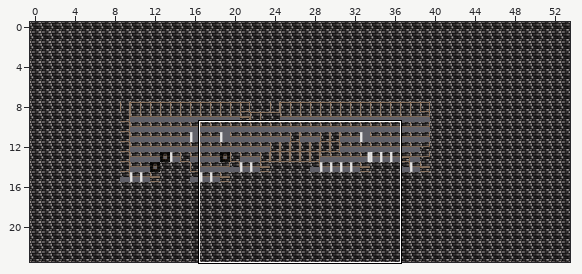
Level history. Tiled map: naomi/assets/data/test_map3.tmx. Above: a wide view before the commit, with the close-up outlined.
Close-up. Old version:
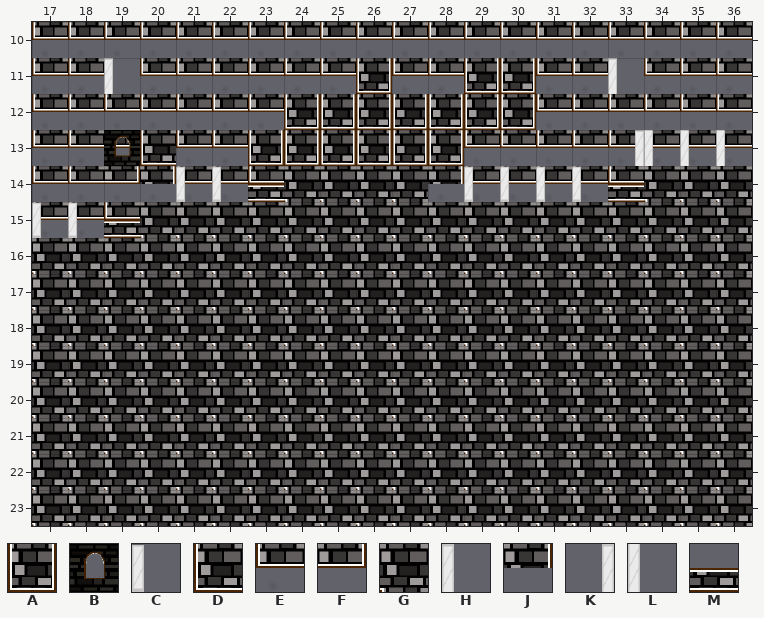
Cells are 64x64 px. Shown: x 17..36, y 10..23. The commit also changed other parts of the map, which this record leaves out.
Key: from "brick_tiles": A 5, B 7, C 8, D 9, E 11, F 13, G 14, H 17, J 24, K 25, L 26, M 28.
_ is an empty cell, # one hidden under a higher layer.
Layer "fundo" before, first column x 17:
10 EEEEEEEEEEEEEEEEEEEE
11 EEHEEEEEE#EE##EEHEEE
12 EEEEEEE#######EEEEEE
13 EEE#EE######EEEEEEEE
14 EEEEEEE####EEEEEE###
15 EEE#################
16 ####################
17 ####################
18 ####################
19 ####################
20 ####################
21 ####################
22 ####################
23 ####################
Layer "fundoFundo" before, first column x 17:
10 ____________________
11 ____________________
12 ____________________
13 ____________________
14 ____________________
15 ____________________
16 GGGGGGGGGGGGGGGGGGGG
17 GGGGGGGGGGGGGGGGGGGG
18 GGGGGGGGGGGGGGGGGGGG
19 GGGGGGGGGGGGGGGGGGGG
20 GGGGGGGGGGGGGGGGGGGG
21 GGGGGGGGGGGGGGGGGGGG
22 GGGGGGGGGGGGGGGGGGGG
23 GGGGGGGGGGGGGGGGGGGG
Layer "Camada de Tiles 1" before, first column x 17:
10 ____________________
11 _________A__AA______
12 _______AAAAAAA______
13 __BD__AAAAAA________
14 __FJCCMGGGGJCCCCMGGG
15 CCMGGGGGGGGGGGGGGGGG
16 ____________________
17 ____________________
18 ____________________
19 ____________________
20 ____________________
21 ____________________
22 ____________________
23 ____________________
The same view after the edit:
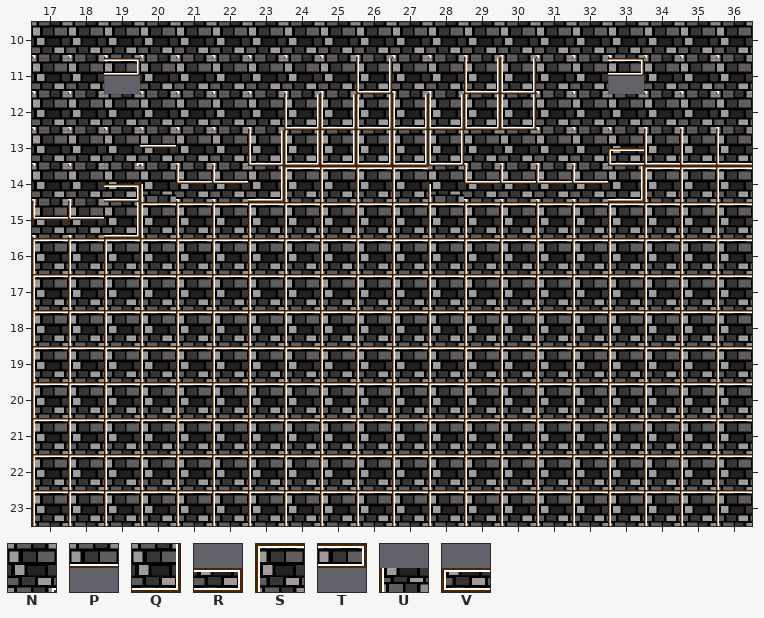
Further tiles: from "brick_tiles": N 10, P 12, Q 15, R 19, S 20, T 23, U 36, V 37.
Changes in this commit:
Layer "fundo":
y 10: x 17..36 EEEEEEEEEEEEEEEEEEEE -> GGGGGGGGGGGGGGGGGGGG
y 11: x 17..25 EEHEEEEEE -> GGTGGGGGG; x 27..28 EE -> GG; x 31..36 EEHEEE -> GGTGGG
y 12: x 17..23 EEEEEEE -> GGGGGGG; x 31..36 EEEEEE -> GGGGGG
y 13: x 17..22 EEE#EE -> GG#GGG; x 29..36 EEEEEEEE -> GGGGG###
y 14: x 17..23 EEEEEEE -> GGGGGG#; x 28..33 EEEEEE -> GGGGG#
y 15: x 17..19 EEE -> GG#
Layer "fundoFundo":
y 16..23: x 17..36 GGGGGGGGGGGGGGGGGGGG -> SSSSSSSSSSSSSSSSSSSS
Layer "Camada de Tiles 1":
y 13: x 19..20 BD -> NP
y 14: x 19..36 FJCCMGGGGJCCCCMGGG -> RUEEQSSSSUEEEEQSSS
y 15: x 17..36 CCMGGGGGGGGGGGGGGGGG -> EEQSSSSSSSSSSSSSSSSS
Layer "halfTiles":
y 13: x 33..36 KLLL -> VDDD
